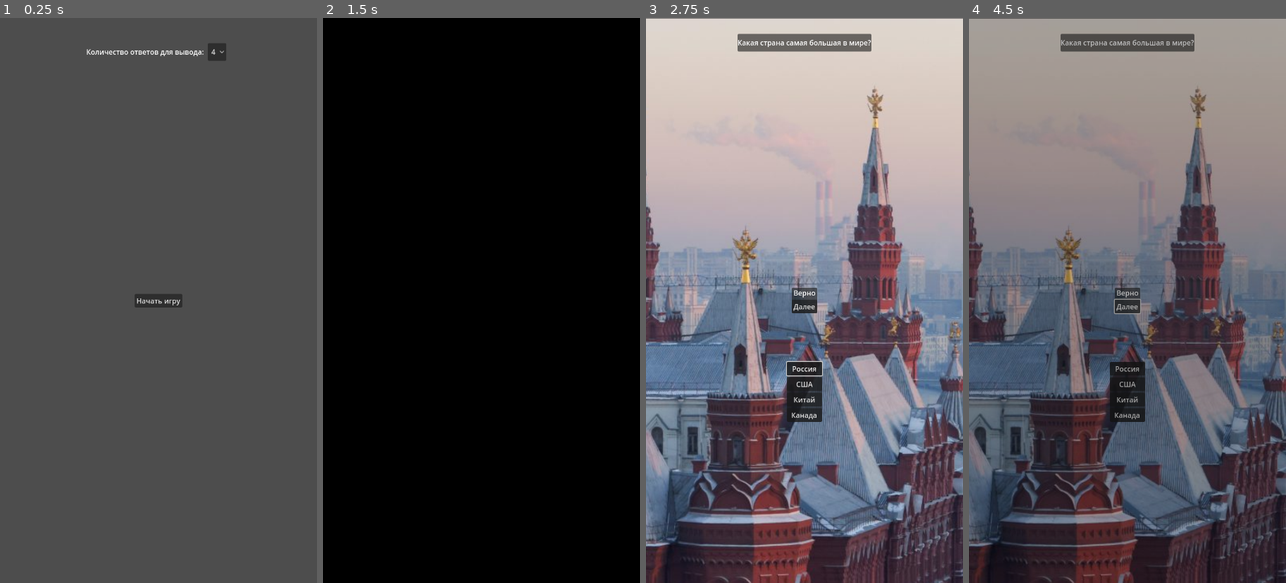
Above: before the commit, frames 1-4 (left to right).
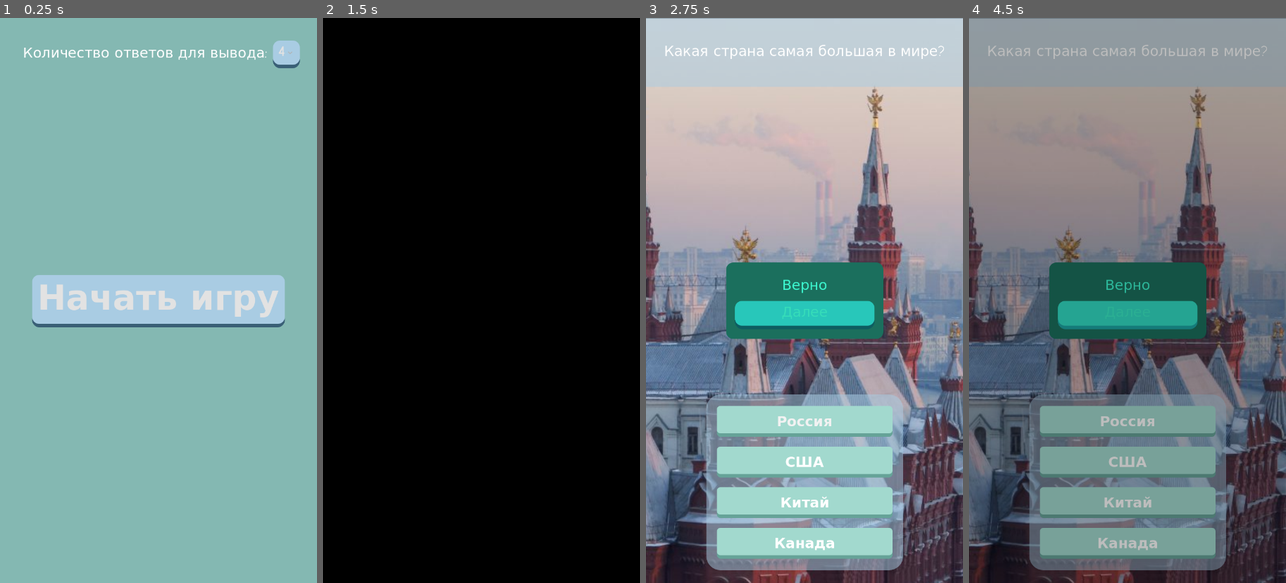
Above: after the commit, the same moments.

Repository: ash4rk/ad-aurum-quiz
Game: Godot game, scene res://main.tscn
The game is run twice, just before and just after one commit, with the same random seed, the same clock (stepped at 60 frames per second) and the same inputs.
Inputs:
- Up to frame 1 (0.25 s): no input
- Up to frame 2 (1.5 s): click "Начать игру" at 0.5 s; click "Россия" at 1.25 s
- Up to frame 3 (2.75 s): click "США" at 2 s
- Up to frame 4 (4.5 s): click "Китай" at 2.75 s; click "Канада" at 3.5 s; click "Далее" at 4.25 s

The runs differ from the first frame. In frame 1, 100% of the frame differs, in the area x 0-100%, y 0-100%; in frame 2, nothing differs; in frame 3, 38%; in frame 4, 27%.

Commit message:
FIX: Add font, theme. Configure visual

Diff:
--- /dev/null
+++ b/assets/main_theme.tres
@@ -0,0 +1,83 @@
+[gd_resource type="Theme" load_steps=8 format=3 uid="uid://6ceu4e4sceig"]
+
+[ext_resource type="FontFile" uid="uid://dun551udhbsrh" path="res://assets/fonts/ComicNeue-Regular.ttf" id="1_86voy"]
+
+[sub_resource type="StyleBoxFlat" id="StyleBoxFlat_rn7pw"]
+bg_color = Color(0.423529, 0.513726, 0.568627, 1)
+border_width_bottom = 8
+border_color = Color(0.223529, 0.372549, 0.462745, 1)
+corner_radius_top_left = 16
+corner_radius_top_right = 16
+corner_radius_bottom_right = 16
+corner_radius_bottom_left = 16
+expand_margin_left = 12.0
+expand_margin_top = 6.0
+expand_margin_right = 12.0
+expand_margin_bottom = 12.0
+
+[sub_resource type="StyleBoxEmpty" id="StyleBoxEmpty_wpaab"]
+
+[sub_resource type="StyleBoxFlat" id="StyleBoxFlat_q6uiu"]
+bg_color = Color(0.815686, 0.890196, 0.941176, 1)
+border_width_bottom = 8
+border_color = Color(0.470588, 0.666667, 0.788235, 1)
+corner_radius_top_left = 16
+corner_radius_top_right = 16
+corner_radius_bottom_right = 16
+corner_radius_bottom_left = 16
+expand_margin_left = 12.0
+expand_margin_top = 6.0
+expand_margin_right = 12.0
+expand_margin_bottom = 12.0
+
+[sub_resource type="StyleBoxFlat" id="StyleBoxFlat_sl12l"]
+bg_color = Color(0.662745, 0.8, 0.890196, 1)
+border_width_bottom = 8
+border_color = Color(0.223529, 0.372549, 0.462745, 1)
+corner_radius_top_left = 16
+corner_radius_top_right = 16
+corner_radius_bottom_right = 16
+corner_radius_bottom_left = 16
+expand_margin_left = 12.0
+expand_margin_top = 6.0
+expand_margin_right = 12.0
+expand_margin_bottom = 12.0
+
+[sub_resource type="StyleBoxFlat" id="StyleBoxFlat_xqwvf"]
+bg_color = Color(0.188235, 0.321569, 0.403922, 1)
+border_width_bottom = 8
+border_color = Color(0.101961, 0.188235, 0.239216, 1)
+corner_radius_top_left = 16
+corner_radius_top_right = 16
+corner_radius_bottom_right = 16
+corner_radius_bottom_left = 16
+expand_margin_left = 12.0
+expand_margin_top = 6.0
+expand_margin_right = 12.0
+expand_margin_bottom = 12.0
+
+[sub_resource type="StyleBoxFlat" id="StyleBoxFlat_ijj02"]
+content_margin_left = 16.0
+content_margin_top = 16.0
+content_margin_right = 16.0
+content_margin_bottom = 16.0
+bg_color = Color(0.662745, 0.8, 0.890196, 0.521569)
+border_color = Color(0.741176, 0.741176, 0.741176, 1)
+corner_radius_top_left = 8
+corner_radius_top_right = 8
+expand_margin_left = 5.0
+expand_margin_top = 5.0
+expand_margin_right = 5.0
+expand_margin_bottom = 5.0
+
+[resource]
+default_font = ExtResource("1_86voy")
+default_font_size = 32
+Button/colors/font_color = Color(0.886275, 0.886275, 0.886275, 1)
+Button/constants/h_separation = 8
+Button/styles/disabled = SubResource("StyleBoxFlat_rn7pw")
+Button/styles/focus = SubResource("StyleBoxEmpty_wpaab")
+Button/styles/hover = SubResource("StyleBoxFlat_q6uiu")
+Button/styles/normal = SubResource("StyleBoxFlat_sl12l")
+Button/styles/pressed = SubResource("StyleBoxFlat_xqwvf")
+PanelContainer/styles/panel = SubResource("StyleBoxFlat_ijj02")
--- a/main.tscn
+++ b/main.tscn
@@ -1,11 +1,21 @@
-[gd_scene load_steps=2 format=3 uid="uid://bsp5t8m560nsr"]
+[gd_scene load_steps=4 format=3 uid="uid://bsp5t8m560nsr"]
 
 [ext_resource type="Script" path="res://main.gd" id="1_862q7"]
+[ext_resource type="Theme" uid="uid://6ceu4e4sceig" path="res://assets/main_theme.tres" id="2_l54my"]
+[ext_resource type="FontFile" uid="uid://dl7t0uwwqijb7" path="res://assets/fonts/ComicNeue-Bold.ttf" id="3_slfr2"]
 
 [node name="MainMenuScreen" type="Node"]
 script = ExtResource("1_862q7")
 
 [node name="CanvasLayer" type="CanvasLayer" parent="."]
+
+[node name="BG" type="ColorRect" parent="CanvasLayer"]
+anchors_preset = 15
+anchor_right = 1.0
+anchor_bottom = 1.0
+grow_horizontal = 2
+grow_vertical = 2
+color = Color(0.517647, 0.721569, 0.698039, 1)
 
 [node name="PlayButton" type="Button" parent="CanvasLayer"]
 anchors_preset = 8
@@ -13,12 +23,15 @@
 anchor_top = 0.5
 anchor_right = 0.5
 anchor_bottom = 0.5
-offset_left = -22.5
-offset_top = -15.5
-offset_right = 22.5
-offset_bottom = 15.5
+offset_left = -275.0
+offset_top = -52.0
+offset_right = 275.0
+offset_bottom = 49.0
 grow_horizontal = 2
 grow_vertical = 2
+theme = ExtResource("2_l54my")
+theme_override_fonts/font = ExtResource("3_slfr2")
+theme_override_font_sizes/font_size = 78
 text = "Начать игру"
 
 [node name="HBoxContainer" type="HBoxContainer" parent="CanvasLayer"]
@@ -30,13 +43,17 @@
 offset_right = 164.5
 offset_bottom = 97.0
 grow_horizontal = 2
+theme = ExtResource("2_l54my")
 
 [node name="AnswersNumberOptionLabel" type="Label" parent="CanvasLayer/HBoxContainer"]
 layout_mode = 2
-text = "Количество ответов для вывода: "
+theme = ExtResource("2_l54my")
+text = "Количество ответов для вывода:  "
 
 [node name="AnswersNumberOption" type="OptionButton" parent="CanvasLayer/HBoxContainer"]
 layout_mode = 2
+theme = ExtResource("2_l54my")
+theme_override_fonts/font = ExtResource("3_slfr2")
 item_count = 4
 selected = 2
 popup/item_0/text = "2"
--- a/scenes/answer_button.tscn
+++ b/scenes/answer_button.tscn
@@ -1,6 +1,55 @@
-[gd_scene load_steps=2 format=3 uid="uid://ccom7kjlxhav3"]
+[gd_scene load_steps=6 format=3 uid="uid://ccom7kjlxhav3"]
 
 [ext_resource type="Script" path="res://scenes/answer_button.gd" id="1_inxjq"]
+[ext_resource type="FontFile" uid="uid://dl7t0uwwqijb7" path="res://assets/fonts/ComicNeue-Bold.ttf" id="1_rlta1"]
+
+[sub_resource type="StyleBoxFlat" id="StyleBoxFlat_jgxec"]
+content_margin_left = 128.0
+content_margin_top = 16.0
+content_margin_right = 128.0
+content_margin_bottom = 16.0
+bg_color = Color(0.635294, 0.85098, 0.807843, 1)
+border_width_bottom = 8
+border_color = Color(0.4, 0.639216, 0.596078, 1)
+corner_radius_top_left = 8
+corner_radius_top_right = 8
+corner_radius_bottom_right = 8
+corner_radius_bottom_left = 8
+expand_margin_left = 2.0
+expand_margin_right = 2.0
+
+[sub_resource type="StyleBoxFlat" id="StyleBoxFlat_yfcgc"]
+content_margin_left = 16.0
+content_margin_top = 16.0
+content_margin_right = 16.0
+content_margin_bottom = 16.0
+bg_color = Color(0.74902, 0.909804, 0.87451, 1)
+border_width_bottom = 8
+border_color = Color(0.607843, 0.831373, 0.788235, 1)
+corner_radius_top_left = 8
+corner_radius_top_right = 8
+corner_radius_bottom_right = 8
+corner_radius_bottom_left = 8
+
+[sub_resource type="StyleBoxFlat" id="StyleBoxFlat_ksjgf"]
+content_margin_left = 16.0
+content_margin_top = 16.0
+content_margin_right = 16.0
+content_margin_bottom = 16.0
+bg_color = Color(0.121569, 0.235294, 0.211765, 1)
+corner_radius_top_left = 8
+corner_radius_top_right = 8
+corner_radius_bottom_right = 8
+corner_radius_bottom_left = 8
 
 [node name="AnswerButton" type="Button"]
+theme_override_colors/font_color = Color(1, 1, 1, 1)
+theme_override_fonts/font = ExtResource("1_rlta1")
+theme_override_font_sizes/font_size = 32
+theme_override_styles/normal = SubResource("StyleBoxFlat_jgxec")
+theme_override_styles/hover = SubResource("StyleBoxFlat_yfcgc")
+theme_override_styles/pressed = SubResource("StyleBoxFlat_ksjgf")
+theme_override_styles/disabled = SubResource("StyleBoxFlat_jgxec")
+theme_override_styles/focus = SubResource("StyleBoxFlat_jgxec")
+text = "Answer text"
 script = ExtResource("1_inxjq")
--- a/scenes/answer_checkbox.tscn
+++ b/scenes/answer_checkbox.tscn
@@ -1,7 +1,78 @@
-[gd_scene load_steps=2 format=3 uid="uid://cfiq61x4je7ht"]
+[gd_scene load_steps=8 format=3 uid="uid://cfiq61x4je7ht"]
 
+[ext_resource type="Theme" uid="uid://6ceu4e4sceig" path="res://assets/main_theme.tres" id="1_plotu"]
 [ext_resource type="Script" path="res://scenes/answer_button.gd" id="1_uxrb0"]
 
+[sub_resource type="StyleBoxFlat" id="StyleBoxFlat_qkfxv"]
+content_margin_left = 128.0
+content_margin_top = 16.0
+content_margin_right = 128.0
+content_margin_bottom = 16.0
+bg_color = Color(0.509804, 0.756863, 0.701961, 1)
+border_width_bottom = 8
+border_color = Color(0.313726, 0.529412, 0.486275, 1)
+corner_radius_top_left = 8
+corner_radius_top_right = 8
+corner_radius_bottom_right = 8
+corner_radius_bottom_left = 8
+
+[sub_resource type="StyleBoxFlat" id="StyleBoxFlat_pqnk8"]
+content_margin_left = 128.0
+content_margin_top = 16.0
+content_margin_right = 128.0
+content_margin_bottom = 16.0
+bg_color = Color(0.345098, 0.572549, 0.52549, 1)
+border_width_bottom = 8
+border_color = Color(0.247059, 0.431373, 0.392157, 1)
+corner_radius_top_left = 8
+corner_radius_top_right = 8
+corner_radius_bottom_right = 8
+corner_radius_bottom_left = 8
+
+[sub_resource type="StyleBoxFlat" id="StyleBoxFlat_mtp30"]
+content_margin_left = 128.0
+content_margin_top = 16.0
+content_margin_right = 128.0
+content_margin_bottom = 16.0
+bg_color = Color(0.509804, 0.756863, 0.701961, 1)
+corner_radius_top_left = 8
+corner_radius_top_right = 8
+corner_radius_bottom_right = 8
+corner_radius_bottom_left = 8
+
+[sub_resource type="StyleBoxFlat" id="StyleBoxFlat_66kab"]
+content_margin_left = 128.0
+content_margin_top = 16.0
+content_margin_right = 128.0
+content_margin_bottom = 16.0
+bg_color = Color(0.619608, 0.843137, 0.792157, 1)
+corner_radius_top_left = 8
+corner_radius_top_right = 8
+corner_radius_bottom_right = 8
+corner_radius_bottom_left = 8
+
+[sub_resource type="StyleBoxFlat" id="StyleBoxFlat_50wvm"]
+content_margin_left = 128.0
+content_margin_top = 16.0
+content_margin_right = 128.0
+content_margin_bottom = 16.0
+bg_color = Color(0.635294, 0.854902, 0.803922, 1)
+border_width_bottom = 8
+border_color = Color(0.388235, 0.627451, 0.576471, 1)
+corner_radius_top_left = 8
+corner_radius_top_right = 8
+corner_radius_bottom_right = 8
+corner_radius_bottom_left = 8
+
 [node name="AnswerCheckbox" type="CheckBox"]
+focus_mode = 0
+theme = ExtResource("1_plotu")
+theme_override_constants/h_separation = 22
+theme_override_styles/normal = SubResource("StyleBoxFlat_qkfxv")
+theme_override_styles/pressed = SubResource("StyleBoxFlat_pqnk8")
+theme_override_styles/disabled = SubResource("StyleBoxFlat_mtp30")
+theme_override_styles/hover = SubResource("StyleBoxFlat_66kab")
+theme_override_styles/hover_pressed = SubResource("StyleBoxFlat_50wvm")
+theme_override_styles/focus = SubResource("StyleBoxFlat_pqnk8")
 text = "Answer text"
 script = ExtResource("1_uxrb0")
--- a/scenes/end_game_screen.tscn
+++ b/scenes/end_game_screen.tscn
@@ -1,6 +1,7 @@
-[gd_scene load_steps=2 format=3 uid="uid://ckyut7mb5pl2s"]
+[gd_scene load_steps=3 format=3 uid="uid://ckyut7mb5pl2s"]
 
 [ext_resource type="Script" path="res://scenes/end_game_screen.gd" id="1_4av2x"]
+[ext_resource type="Theme" uid="uid://6ceu4e4sceig" path="res://assets/main_theme.tres" id="2_1wiv4"]
 
 [node name="EndGameScreen" type="Node"]
 script = ExtResource("1_4av2x")
@@ -17,6 +18,7 @@
 offset_bottom = -44.0
 grow_horizontal = 2
 grow_vertical = 2
+theme = ExtResource("2_1wiv4")
 
 [node name="CorrectAnswersLabel" type="Label" parent="VBoxContainer"]
 layout_mode = 2
@@ -40,6 +42,7 @@
 offset_bottom = 218.0
 grow_horizontal = 2
 grow_vertical = 2
+theme = ExtResource("2_1wiv4")
 text = "Новая игра"
 
 [connection signal="pressed" from="NewGameButton" to="." method="_on_new_game_button_pressed"]
--- a/scenes/false_correct_popup.gd
+++ b/scenes/false_correct_popup.gd
@@ -2,15 +2,19 @@
 
 class_name FalseCorrectPopup
 
+@export_color_no_alpha var correct_modulate
+@export_color_no_alpha var false_modulate
 @onready var false_correct_label = $PanelContainer/VBoxContainer/FalseCorrectLabel
 
 func show_correct():
 	self.visible = true
 	false_correct_label.text = "Верно"
+	self.modulate = correct_modulate
 
 func show_wrong():
 	self.visible = true
 	false_correct_label.text = "Неверно"
+	self.modulate = false_modulate
 
 func _on_next_question_button_pressed():
 	Global.load_next_screen()
--- a/scenes/false_correct_popup.tscn
+++ b/scenes/false_correct_popup.tscn
@@ -1,6 +1,18 @@
-[gd_scene load_steps=2 format=3 uid="uid://d0uhms64nhbdq"]
+[gd_scene load_steps=4 format=3 uid="uid://d0uhms64nhbdq"]
 
 [ext_resource type="Script" path="res://scenes/false_correct_popup.gd" id="1_0khx7"]
+[ext_resource type="Theme" uid="uid://6ceu4e4sceig" path="res://assets/main_theme.tres" id="1_7afbk"]
+
+[sub_resource type="StyleBoxFlat" id="StyleBoxFlat_u84ql"]
+bg_color = Color(0.447059, 0.447059, 0.447059, 1)
+corner_radius_top_left = 16
+corner_radius_top_right = 16
+corner_radius_bottom_right = 16
+corner_radius_bottom_left = 16
+expand_margin_left = 32.0
+expand_margin_top = 32.0
+expand_margin_right = 32.0
+expand_margin_bottom = 32.0
 
 [node name="FalseCorrectPopup" type="Control"]
 visible = false
@@ -10,7 +22,10 @@
 anchor_bottom = 1.0
 grow_horizontal = 2
 grow_vertical = 2
+theme = ExtResource("1_7afbk")
 script = ExtResource("1_0khx7")
+correct_modulate = Color(0.239216, 0.976471, 0.819608, 1)
+false_modulate = Color(0.882353, 0.576471, 0.611765, 1)
 
 [node name="PanelContainer" type="PanelContainer" parent="."]
 layout_mode = 1
@@ -19,15 +34,17 @@
 anchor_top = 0.5
 anchor_right = 0.5
 anchor_bottom = 0.5
-offset_left = -20.0
-offset_top = -20.0
-offset_right = 20.0
-offset_bottom = 20.0
+offset_left = -146.0
+offset_top = -54.0
+offset_right = 147.0
+offset_bottom = 55.0
 grow_horizontal = 2
 grow_vertical = 2
+theme_override_styles/panel = SubResource("StyleBoxFlat_u84ql")
 
 [node name="VBoxContainer" type="VBoxContainer" parent="PanelContainer"]
 layout_mode = 2
+theme_override_constants/separation = 23
 
 [node name="FalseCorrectLabel" type="Label" parent="PanelContainer/VBoxContainer"]
 layout_mode = 2
@@ -36,6 +53,7 @@
 
 [node name="NextQuestionButton" type="Button" parent="PanelContainer/VBoxContainer"]
 layout_mode = 2
+theme = ExtResource("1_7afbk")
 text = "Далее"
 
 [connection signal="pressed" from="PanelContainer/VBoxContainer/NextQuestionButton" to="." method="_on_next_question_button_pressed"]
--- a/scenes/multi_question_screen.tscn
+++ b/scenes/multi_question_screen.tscn
@@ -1,8 +1,20 @@
-[gd_scene load_steps=4 format=3 uid="uid://bb0417bjqbder"]
+[gd_scene load_steps=6 format=3 uid="uid://bb0417bjqbder"]
 
 [ext_resource type="Script" path="res://scenes/multi_question_screen.gd" id="1_5wwdr"]
 [ext_resource type="Texture2D" uid="uid://b045kf2rp4vw7" path="res://backgrounds/russia.jpg" id="2_fohfu"]
+[ext_resource type="Theme" uid="uid://6ceu4e4sceig" path="res://assets/main_theme.tres" id="3_2y1vl"]
 [ext_resource type="PackedScene" uid="uid://d0uhms64nhbdq" path="res://scenes/false_correct_popup.tscn" id="3_neh3p"]
+
+[sub_resource type="StyleBoxFlat" id="StyleBoxFlat_i6r2q"]
+bg_color = Color(0.662745, 0.8, 0.890196, 0.521569)
+corner_radius_top_left = 32
+corner_radius_top_right = 32
+corner_radius_bottom_right = 32
+corner_radius_bottom_left = 32
+expand_margin_left = 10.0
+expand_margin_top = 10.0
+expand_margin_right = 10.0
+expand_margin_bottom = 10.0
 
 [node name="MultiQuestionScreen" type="Node"]
 script = ExtResource("1_5wwdr")
@@ -17,23 +29,20 @@
 texture = ExtResource("2_fohfu")
 
 [node name="PanelContainer" type="PanelContainer" parent="CanvasLayer"]
-anchors_preset = 5
-anchor_left = 0.5
-anchor_right = 0.5
-offset_left = -83.0
-offset_top = 36.0
-offset_right = 83.0
-offset_bottom = 76.0
+anchors_preset = 10
+anchor_right = 1.0
+offset_bottom = 72.0
 grow_horizontal = 2
-size_flags_horizontal = 4
 size_flags_vertical = 4
+theme = ExtResource("3_2y1vl")
 
 [node name="QuestionLabel" type="Label" parent="CanvasLayer/PanelContainer"]
 layout_mode = 2
-size_flags_horizontal = 4
+theme = ExtResource("3_2y1vl")
 text = "Question text here..."
 horizontal_alignment = 1
 vertical_alignment = 1
+autowrap_mode = 3
 
 [node name="PanelContainer2" type="PanelContainer" parent="CanvasLayer"]
 anchors_preset = 8
@@ -41,23 +50,27 @@
 anchor_top = 0.5
 anchor_right = 0.5
 anchor_bottom = 0.5
-offset_left = -40.0
-offset_top = 156.0
-offset_right = 40.0
-offset_bottom = 257.0
+offset_left = -42.5
+offset_top = 230.0
+offset_right = 42.5
+offset_bottom = 331.0
 grow_horizontal = 2
 grow_vertical = 2
 size_flags_horizontal = 4
 size_flags_vertical = 4
+theme_override_styles/panel = SubResource("StyleBoxFlat_i6r2q")
 
 [node name="VBoxContainer" type="VBoxContainer" parent="CanvasLayer/PanelContainer2"]
 layout_mode = 2
+theme_override_constants/separation = 22
 
 [node name="AnswerCheckBoxesContainer" type="VBoxContainer" parent="CanvasLayer/PanelContainer2/VBoxContainer"]
 layout_mode = 2
+theme_override_constants/separation = 22
 
 [node name="AnswerButton" type="Button" parent="CanvasLayer/PanelContainer2/VBoxContainer"]
 layout_mode = 2
+theme = ExtResource("3_2y1vl")
 text = "Ответить"
 
 [node name="FalseCorrectPopup" parent="CanvasLayer" instance=ExtResource("3_neh3p")]
--- a/scenes/question_screen.tscn
+++ b/scenes/question_screen.tscn
@@ -1,8 +1,24 @@
-[gd_scene load_steps=4 format=3 uid="uid://b3r1gypxbkoxr"]
+[gd_scene load_steps=6 format=3 uid="uid://b3r1gypxbkoxr"]
 
 [ext_resource type="Script" path="res://scenes/question_screen.gd" id="1_5g8i4"]
 [ext_resource type="Texture2D" uid="uid://b045kf2rp4vw7" path="res://backgrounds/russia.jpg" id="2_eemx3"]
+[ext_resource type="Theme" uid="uid://6ceu4e4sceig" path="res://assets/main_theme.tres" id="3_4haj2"]
 [ext_resource type="PackedScene" uid="uid://d0uhms64nhbdq" path="res://scenes/false_correct_popup.tscn" id="3_w1ch1"]
+
+[sub_resource type="StyleBoxFlat" id="StyleBoxFlat_mygqf"]
+content_margin_left = 16.0
+content_margin_top = 16.0
+content_margin_right = 16.0
+content_margin_bottom = 16.0
+bg_color = Color(0.662745, 0.8, 0.890196, 0.521569)
+corner_radius_top_left = 32
+corner_radius_top_right = 32
+corner_radius_bottom_right = 32
+corner_radius_bottom_left = 32
+expand_margin_left = 10.0
+expand_margin_top = 10.0
+expand_margin_right = 10.0
+expand_margin_bottom = 10.0
 
 [node name="QuestionScreen" type="Node"]
 script = ExtResource("1_5g8i4")
@@ -17,23 +33,20 @@
 texture = ExtResource("2_eemx3")
 
 [node name="PanelContainer" type="PanelContainer" parent="CanvasLayer"]
-anchors_preset = 5
-anchor_left = 0.5
-anchor_right = 0.5
-offset_left = -83.0
-offset_top = 36.0
-offset_right = 83.0
-offset_bottom = 76.0
+anchors_preset = 10
+anchor_right = 1.0
+offset_top = -1.0
+offset_bottom = 151.0
 grow_horizontal = 2
-size_flags_horizontal = 4
 size_flags_vertical = 4
+theme = ExtResource("3_4haj2")
 
 [node name="QuestionLabel" type="Label" parent="CanvasLayer/PanelContainer"]
 layout_mode = 2
-size_flags_horizontal = 4
 text = "Question text here..."
 horizontal_alignment = 1
 vertical_alignment = 1
+autowrap_mode = 3
 
 [node name="PanelContainer2" type="PanelContainer" parent="CanvasLayer"]
 anchors_preset = 8
@@ -42,15 +55,19 @@
 anchor_right = 0.5
 anchor_bottom = 0.5
 offset_left = -40.0
-offset_top = 156.0
+offset_top = 361.0
 offset_right = 40.0
-offset_bottom = 257.0
+offset_bottom = 462.0
 grow_horizontal = 2
 grow_vertical = 2
 size_flags_horizontal = 4
 size_flags_vertical = 4
+theme = ExtResource("3_4haj2")
+theme_override_styles/panel = SubResource("StyleBoxFlat_mygqf")
 
 [node name="AnswerButtonsContainer" type="VBoxContainer" parent="CanvasLayer/PanelContainer2"]
 layout_mode = 2
+theme = ExtResource("3_4haj2")
+theme_override_constants/separation = 22
 
 [node name="FalseCorrectPopup" parent="CanvasLayer" instance=ExtResource("3_w1ch1")]
Binary file added: assets/fonts/ComicNeue-Bold.ttf
Not shown, added: assets/fonts/ComicNeue-Bold.ttf.import
Binary file added: assets/fonts/ComicNeue-BoldItalic.ttf
Not shown, added: assets/fonts/ComicNeue-BoldItalic.ttf.import
Binary file added: assets/fonts/ComicNeue-Italic.ttf
Not shown, added: assets/fonts/ComicNeue-Italic.ttf.import
Binary file added: assets/fonts/ComicNeue-Light.ttf
Not shown, added: assets/fonts/ComicNeue-Light.ttf.import
Binary file added: assets/fonts/ComicNeue-LightItalic.ttf
Not shown, added: assets/fonts/ComicNeue-LightItalic.ttf.import
Binary file added: assets/fonts/ComicNeue-Regular.ttf
Not shown, added: assets/fonts/ComicNeue-Regular.ttf.import
